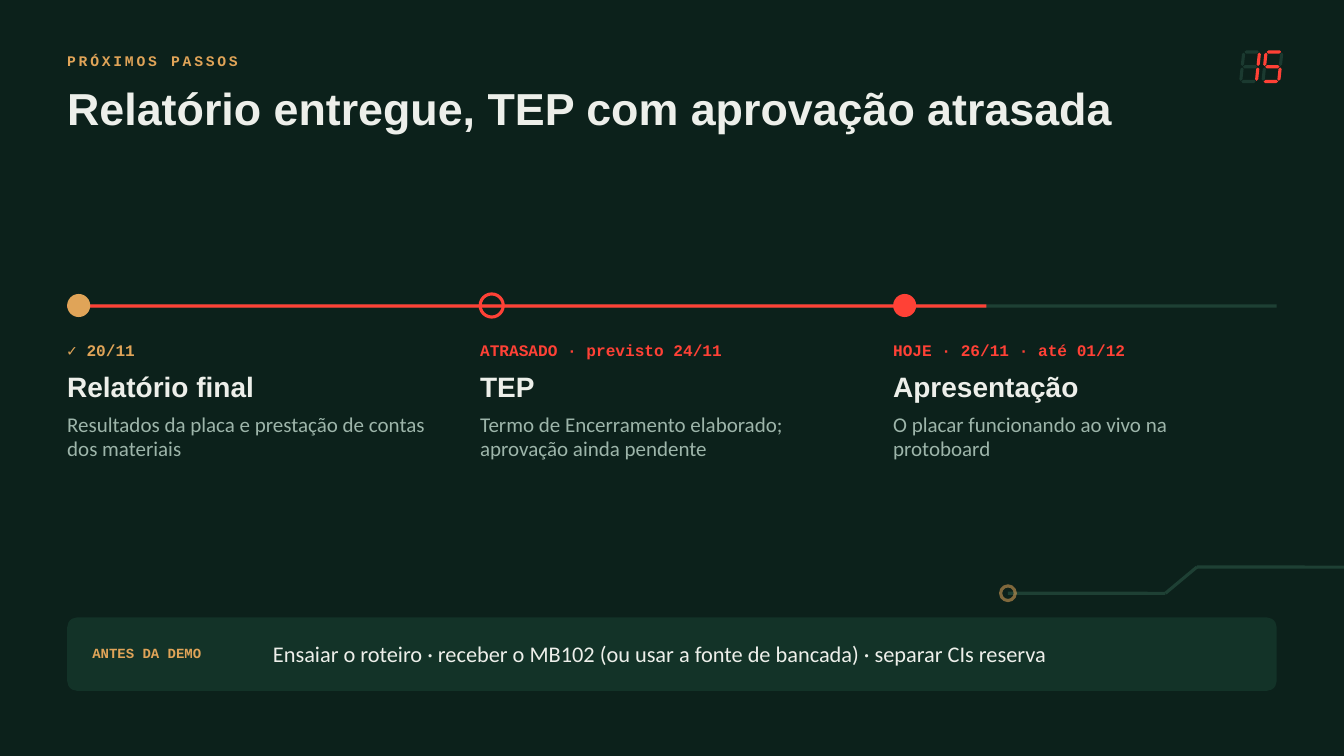
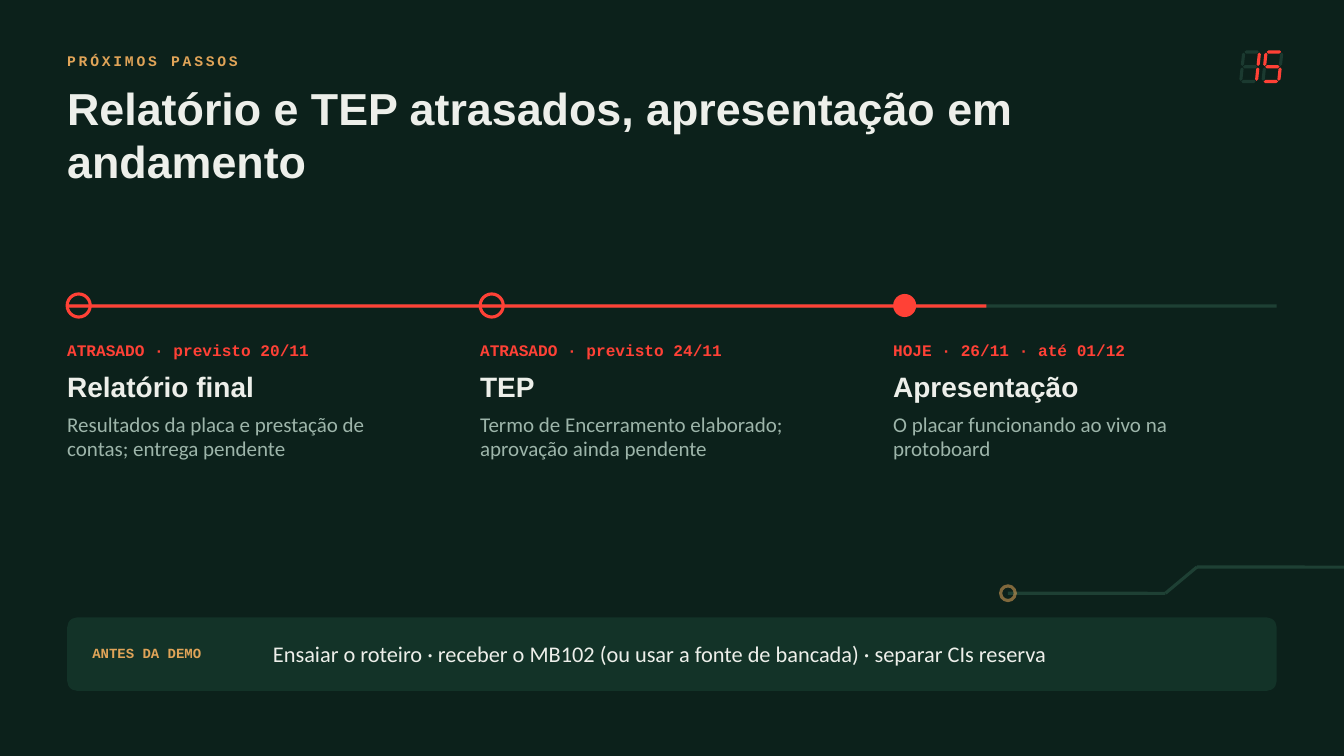
Before and after one commit to andreluisaguiar/PlacarDigital, a slide deck: slide 15 of apresentacao/export/Placar_Eletronico_Status_26-11-2026.pptx. Drawn at 1344x756 pixels with LibreOffice and Linux fonts; fonts in the diff are those of the drawing. Boxes give left, top, right and bottom in pixels: in the first picture for what was removed or moved away, otherwise in the second. Text is boxed around its words. In the diff, an @@ line names an element or a change of style, - is before the commit and + after.

Commit message:
Atualiza status da apresentação e cronograma: ajusta informações sobre atividades e prazos atrasados

```diff
--- a/apresentacao/export/Placar_Eletronico_Status_26-11-2026.pptx
+++ b/apresentacao/export/Placar_Eletronico_Status_26-11-2026.pptx
@@ text at box(67, 92, 1012, 179): text changed @@
-Relatório entregue, TEP com aprovação atrasada
+Relatório e TEP atrasados, apresentação em andamento
@@ ellipse at box(68, 294, 91, 318): fill #E0A458 to none; outline none to #FF4136 2.25 pt @@
@@ text at box(67, 344, 308, 360): text changed; text colour #E0A458 to #FF4136 @@
-✓ 20/11
+ATRASADO · previsto 20/11
@@ text at box(67, 417, 364, 460): text changed @@
-Resultados da placa e prestação de contas dos materiais
+Resultados da placa e prestação de contas; entrega pendente
```
Also in this commit, not shown: 2 other slides changed, 5 other files.
